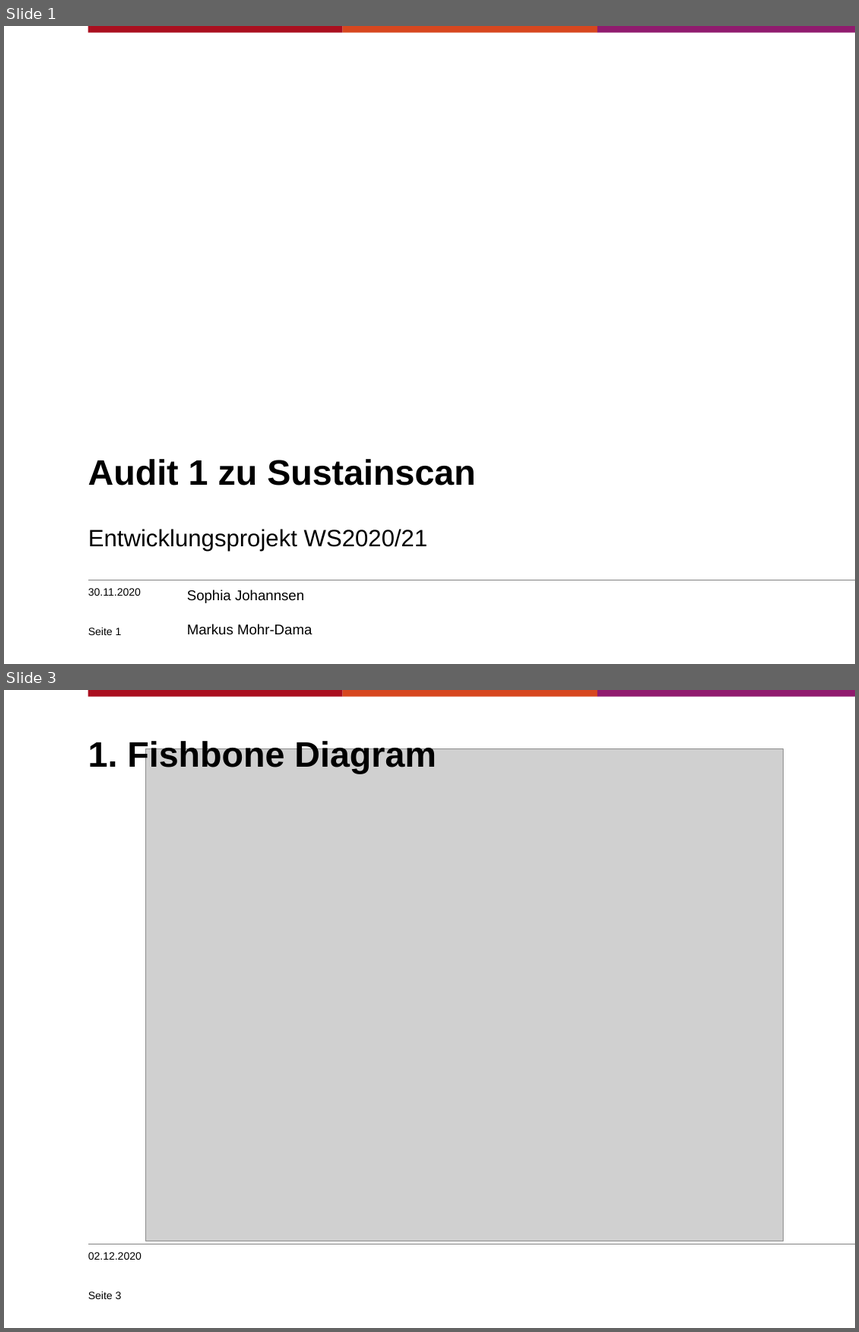
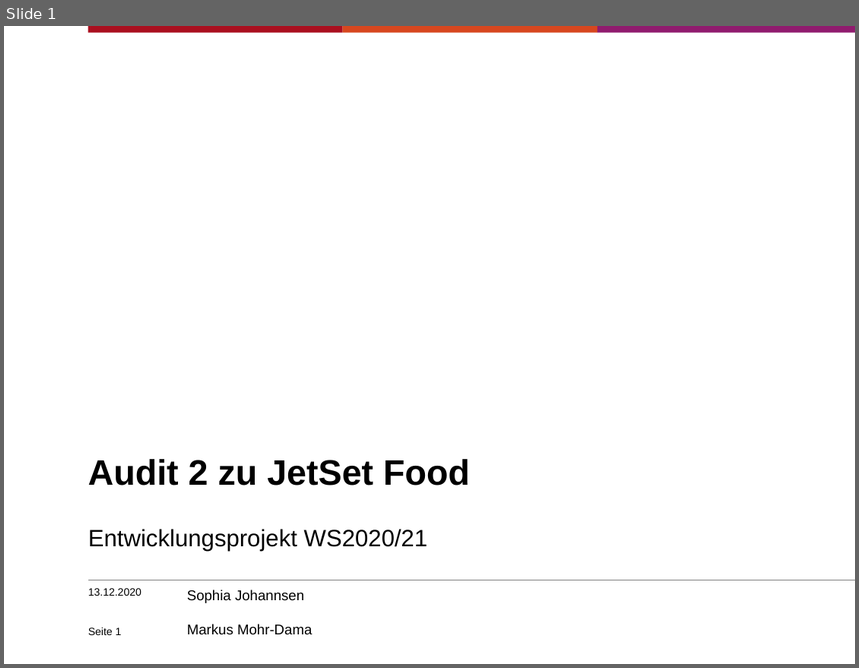
Before and after one commit to sjohannsen1/EPWS2020Mohr-DamaJohannsen, a slide deck: Audits/WS2020_Mohr-Dama_Johannsen_Präsentation_audit1.pptx. Shown one above the other, each under a label of ours: slides 1 and 3 before the commit, slide 1 after it; the slides between them are not shown. The pictures are 859x1332 and 859x668 pixels, drawn with LibreOffice and Linux fonts; fonts in the diff are those of the drawing; grey boxes stand for pictures; background and template pictures are left out. Boxes give left, top, right and bottom in pixels: in the first picture for what was removed or moved away, otherwise in the second. Text is boxed around its words. In the diff, an @@ line names an element or a change of style, - is before the commit and + after.

```diff
--- a/Audits/WS2020_Mohr-Dama_Johannsen_Präsentation_audit1.pptx
+++ b/Audits/WS2020_Mohr-Dama_Johannsen_Präsentation_audit1.pptx
@@ slide 3 removed at [4,690,855,1328], background #FFFFFF; not listed: 4 template elements that a slide beside it also shows @@
@@ title removed at [88,739,436,774] @@
-1. Fishbone Diagram
@@ picture removed at [146,749,784,1242] @@
@@ text removed at [88,1252,142,1260] @@
-02.12.2020
@@ page number removed at [88,1292,122,1300] @@
-Seite 3
@@ slide 1 changed as well @@
@@ title at [88,459,470,486]: text changed @@
-Audit 1 zu Sustainscan
+Audit 2 zu JetSet Food
@@ text at [88,588,142,596]: text changed @@
-30.11.2020
+13.12.2020
```
Also in this commit, not shown: 5 other slides changed, 3 slides added, 6 other slides removed, 2 other files.
